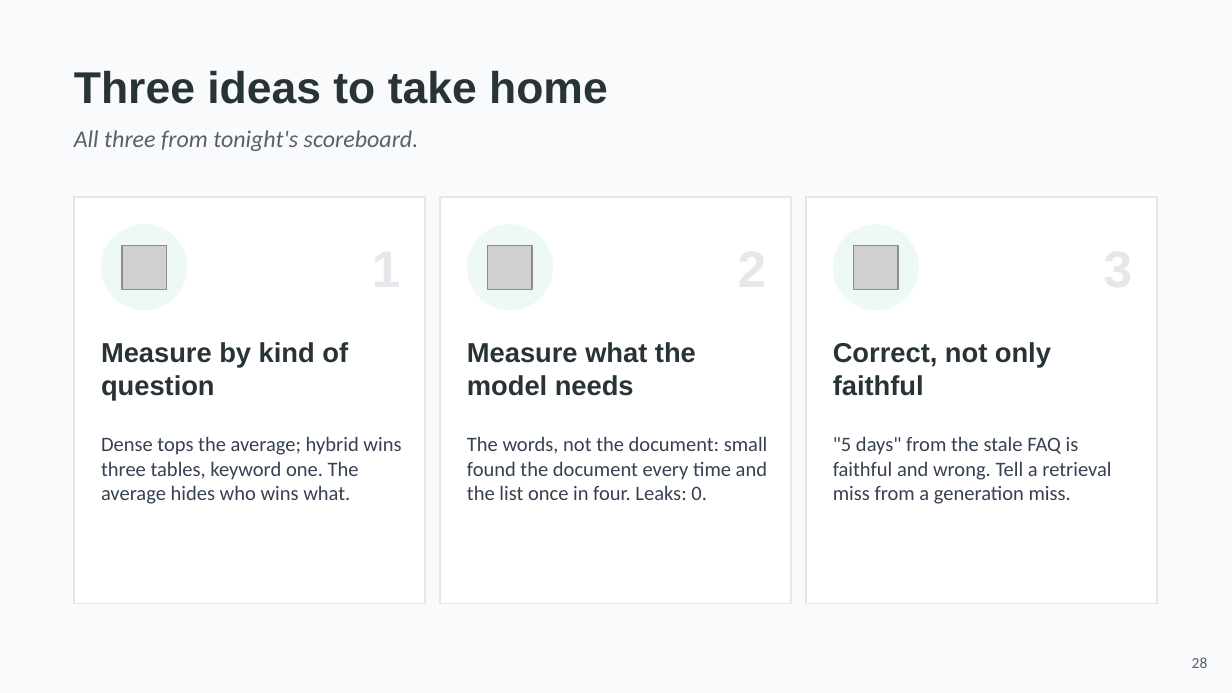
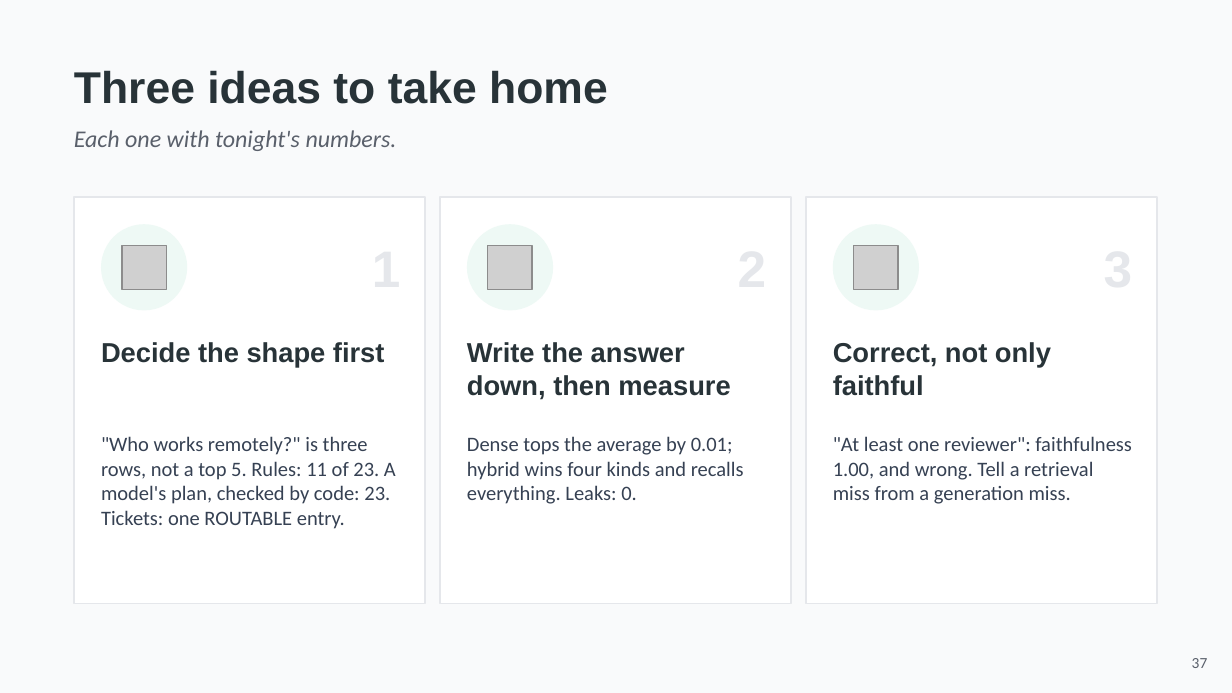
Before and after one commit to hasankanaan26/acme-desk, a slide deck: slide 37 of slides/part3-retrieval.pptx (slide 28 before the commit). Drawn at 1232x693 pixels with LibreOffice and Linux fonts; fonts in the diff are those of the drawing; grey boxes stand for pictures. Boxes give left, top, right and bottom in pixels: in the first picture for what was removed or moved away, otherwise in the second. Text is boxed around its words. In the diff, an @@ line names an element or a change of style, - is before the commit and + after.

```diff
--- a/slides/part3-retrieval.pptx
+++ b/slides/part3-retrieval.pptx
@@ text at (74, 130, 397, 151): text changed @@
-All three from tonight's scoreboard.
+Each one with tonight's numbers.
@@ text at (101, 342, 385, 368): text changed @@
-Measure by kind of question
+Decide the shape first
@@ text at (467, 342, 730, 400): text changed @@
-Measure what the model needs
+Write the answer down, then measure
@@ text at (101, 436, 396, 529): text changed @@
-Dense tops the average; hybrid wins three tables, keyword one. The average hides who wins what.
+"Who works remotely?" is three rows, not a top 5. Rules: 11 of 23. A model's plan, checked by code: 23. Tickets: one ROUTABLE entry.
@@ text at (467, 436, 744, 504): text changed @@
-The words, not the document: small found the document every time and the list once in four. Leaks: 0.
+Dense tops the average by 0.01; hybrid wins four kinds and recalls everything. Leaks: 0.
@@ text at (833, 436, 1132, 504): text changed @@
-"5 days" from the stale FAQ is faithful and wrong. Tell a retrieval miss from a generation miss.
+"At least one reviewer": faithfulness 1.00, and wrong. Tell a retrieval miss from a generation miss.
@@ text at (1192, 658, 1208, 668): text changed @@
-28
+37
```
Also in this commit, not shown: 21 other slides changed, 22 slides added, 16 slides removed, 48 other files.
